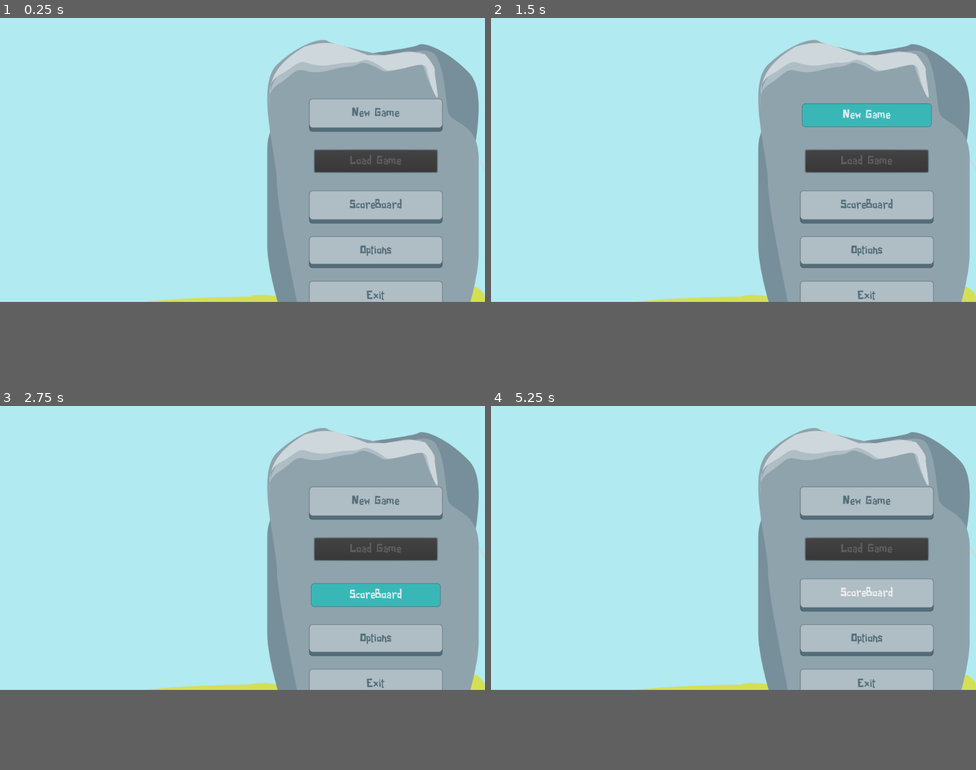
Above: before the commit, frames 1-4 (two rows, left to right).
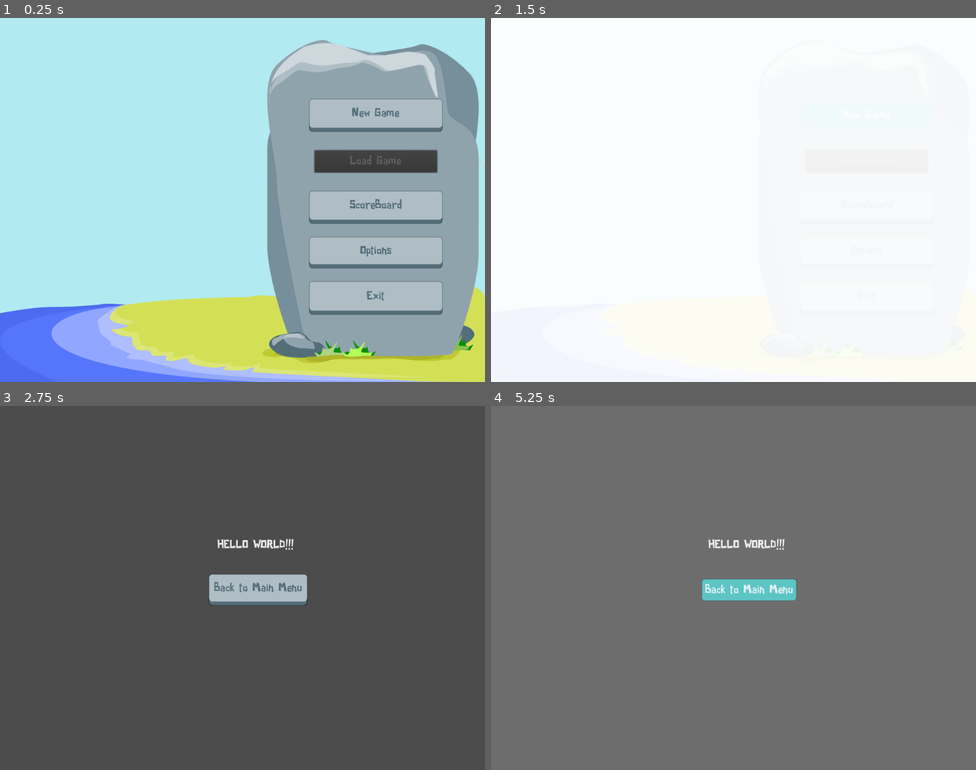
Above: after the commit, the same moments.

Repository: artemtech/seaweed.io
Game: Godot game, scene res://Scenes/MainMenuGame.tscn
Same seed, same stepped clock (60 frames per second), same inputs: the game is played once before the commit and once after it.
Inputs (mouse positions are in pixels of both pictures, inside the frame that each line leads up to):
- Up to frame 1 (0.25 s): no input
- Up to frame 2 (1.5 s): click "New Game" at 0.5 s; click "New Game" at 1.25 s
- Up to frame 3 (2.75 s): click (373, 595) at 2 s, where only the run before the commit has a clickable "ScoreBoard"
- Up to frame 4 (5.25 s): click (864, 595) at 2.75 s, where only the run before the commit has a clickable "ScoreBoard"; click (864, 504) at 3.5 s, where only the run before the commit has a clickable "New Game"; click (864, 595) at 4.25 s, where only the run before the commit has a clickable "ScoreBoard"; click (748, 547) at 5 s, where only the run after the commit has a clickable "Back to Main Menu"
The window is 800x468 before the commit and 800x600 after it. Grey fills any space a smaller window leaves; there, only what the larger window draws over its background counts as a difference.

The runs differ from the first frame. In frame 1, 15% of the frame differs, in the area x 0-100%, y 24-100%; in frame 2, 78%, in the area x 0-100%, y 0-78%; in frame 3, 76%; in frame 4, 78%.
Error before the commit: Parse Error: The identifier "Transition" isn't declared in the current scope. (res://Scripts/MainMenuGame.gd:10)

Commit message:
19042018 late config

Diff:
--- a/project.godot
+++ b/project.godot
@@ -14,6 +14,19 @@
 run/main_scene="res://Scenes/MainMenuGame.tscn"
 config/icon="res://icon.png"
 
+[autoload]
+
+Transition="*res://Scenes/Transition.tscn"
+
+[display]
+
+window/size/height=768
+window/stretch/mode="viewport"
+
+[locale]
+
+locale_filter=[ 1, [ "id", "id_ID" ] ]
+
 [rendering]
 
 environment/default_environment="res://default_env.tres"
